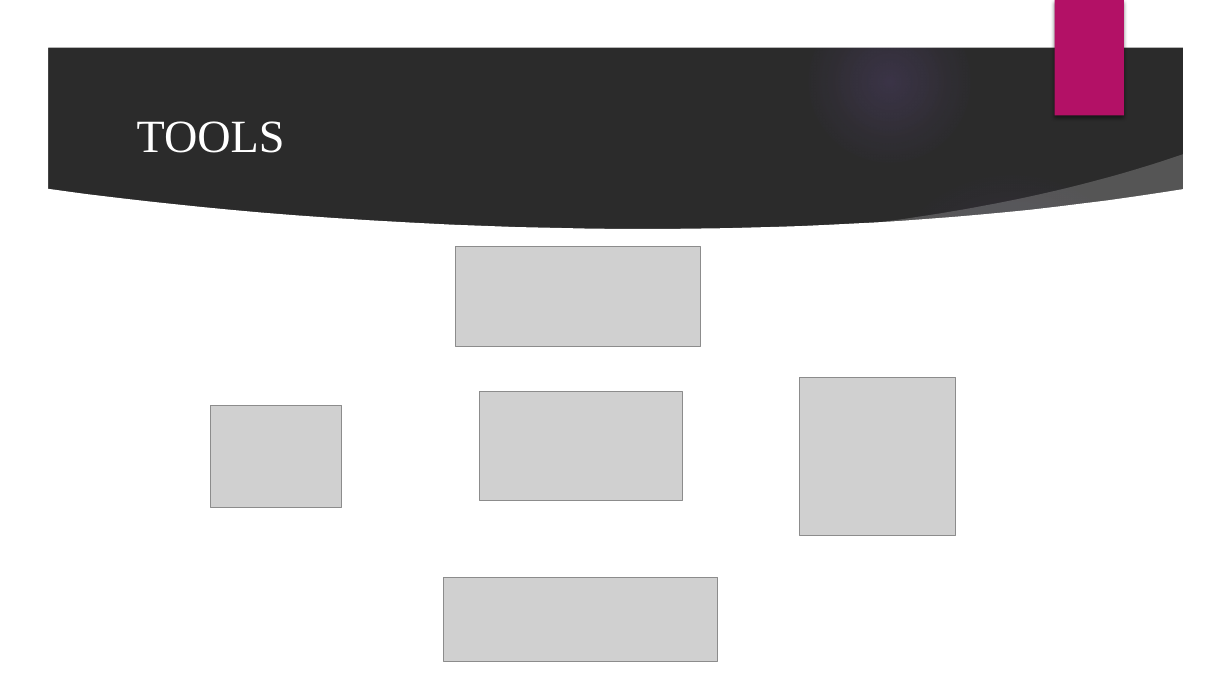
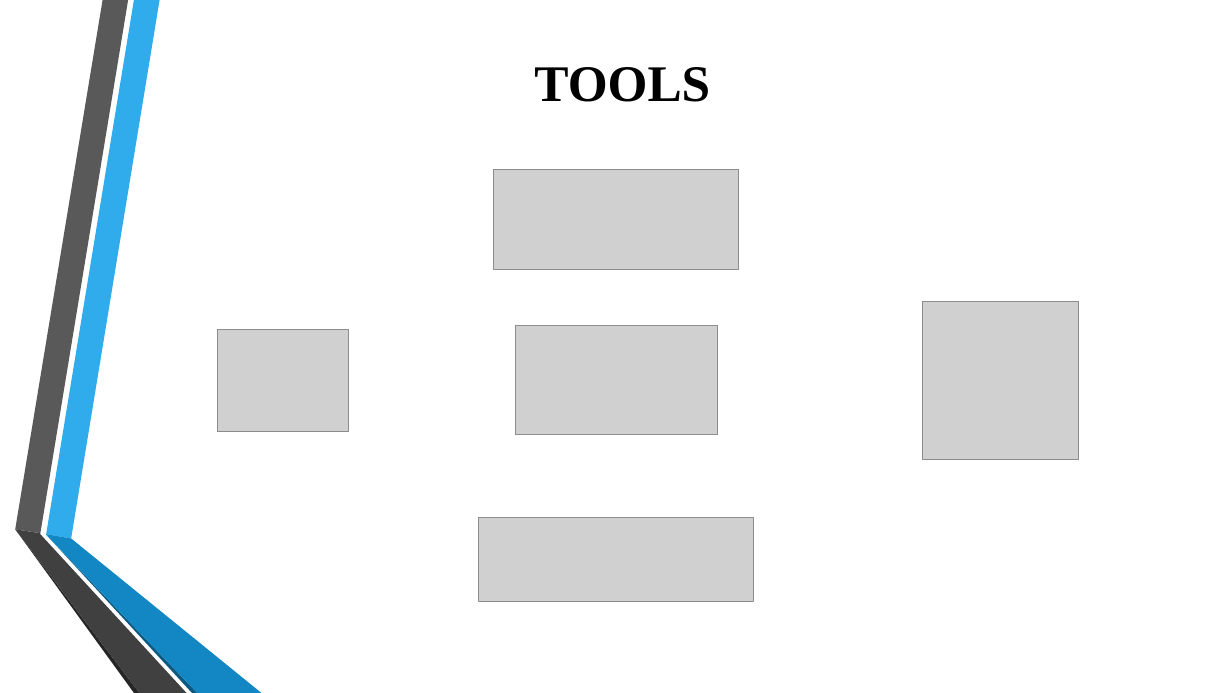
Before and after one commit to nihitjain11/IBM_MiniProject-II, a slide deck: slide 15 of Presentation1.pptx (slide 4 before the commit). Drawn at 1232x693 pixels with LibreOffice and Linux fonts; fonts in the diff are those of the drawing; grey boxes stand for pictures; background and template pictures are left out; a plain dark background stands for a picture behind light text. Boxes give left, top, right and bottom in pixels: in the first picture for what was removed or moved away, otherwise in the second. Text is boxed around its words. In the diff, an @@ line names an element or a change of style, - is before the commit and + after.

```diff
--- a/Presentation1.pptx
+++ b/Presentation1.pptx
@@ group removed at [0, 0, 1232, 693]: 4 ellipses, 3 freeform shapes @@
@@ title "TOOLS": place and size @@
-title "TOOLS" at [137, 121, 285, 153]
+title "TOOLS" at [534, 67, 710, 102]
@@ title "TOOLS" at [534, 67, 710, 102]: size 36 to 40 pt, text colour #FFFFFF to #000000, bold on; alignment left to centre @@
@@ rectangle removed at [1055, 0, 1124, 116] @@
@@ picture: place and size @@
-picture at [456, 247, 701, 347]
+picture at [494, 170, 738, 270]
@@ picture: place and size @@
-picture at [210, 406, 342, 508]
+picture at [217, 329, 349, 432]
@@ picture: place and size @@
-picture at [480, 392, 682, 501]
+picture at [515, 326, 717, 435]
@@ picture: place and size @@
-picture at [799, 377, 956, 535]
+picture at [922, 301, 1079, 459]
@@ group added at [15, 0, 262, 693]: 6 freeform shapes @@
@@ picture: place and size @@
-picture at [444, 577, 718, 661]
+picture at [479, 518, 753, 602]
```
Also in this commit, not shown: 12 other slides changed, 7 slides added, 3 slides removed.
